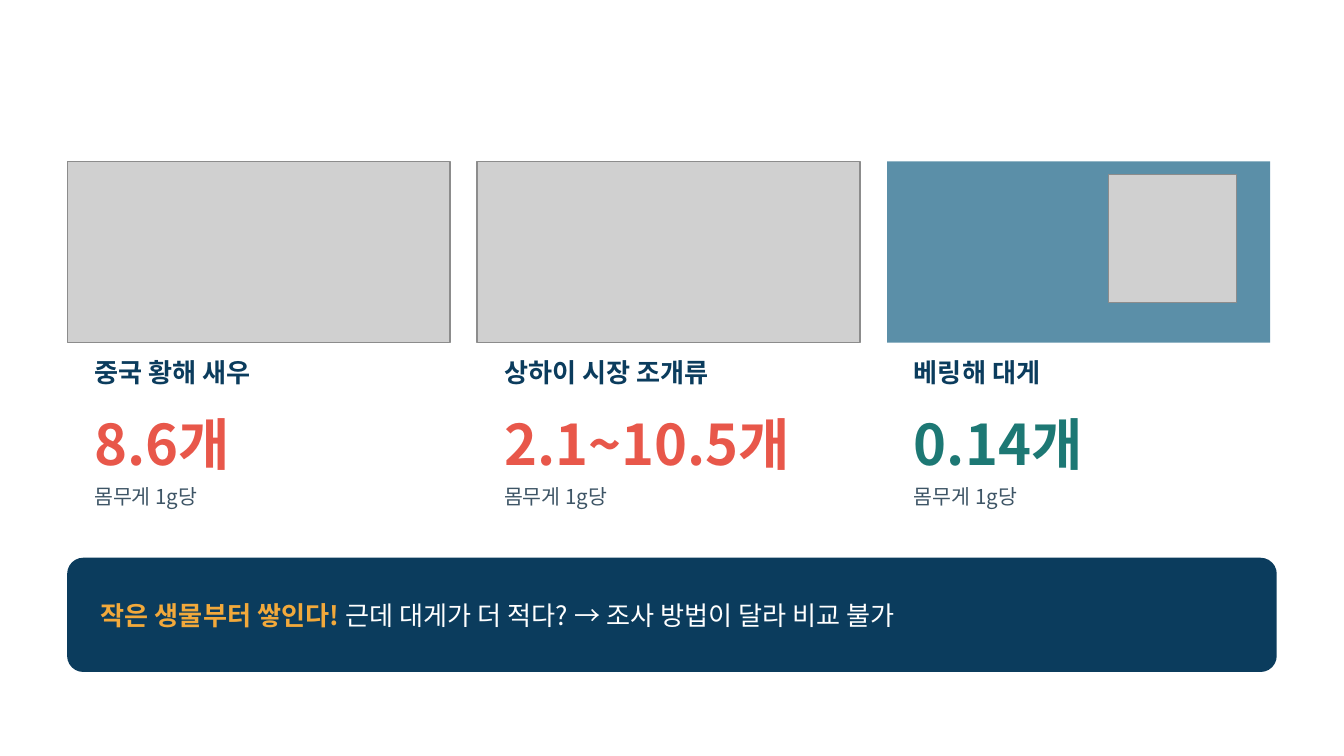
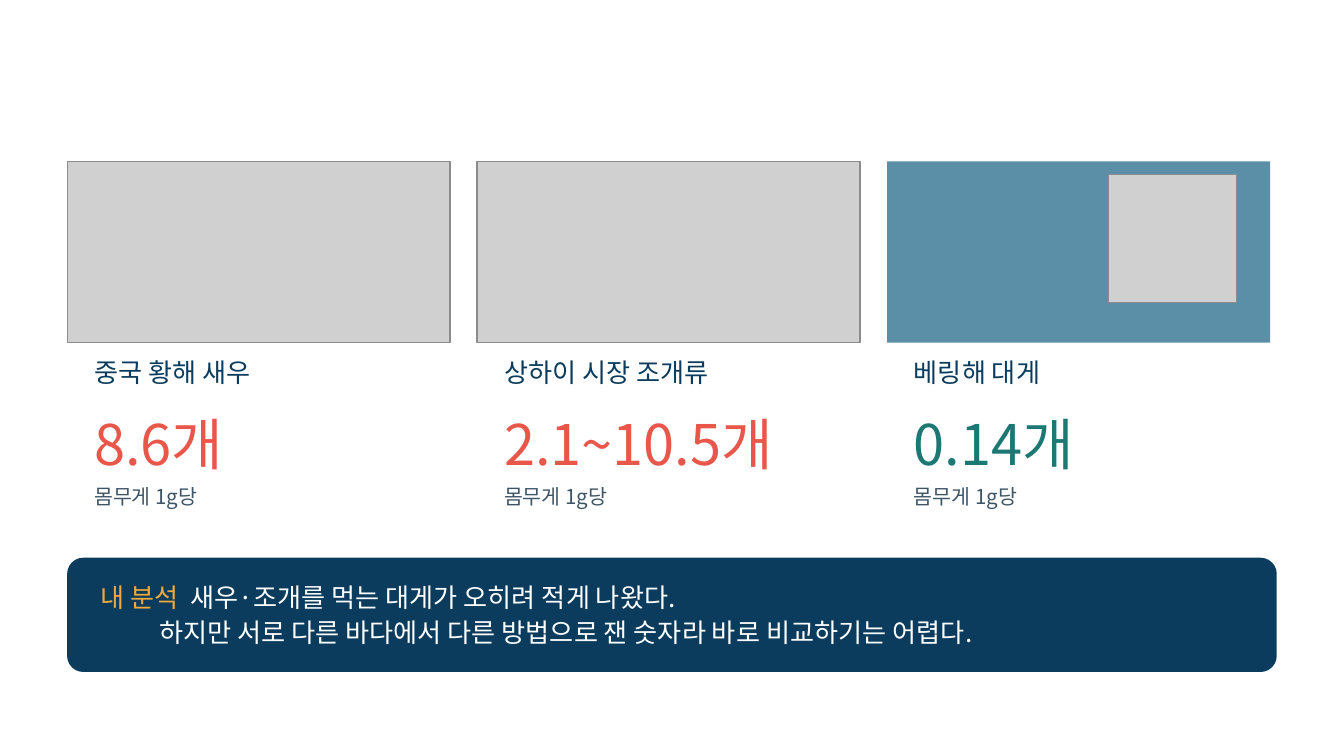
Before and after one commit to packsunjin/Graph, a slide deck: slide 6 of reports/미세플라스틱_발표_10605_박선진.pptx (slide 5 before the commit). Drawn at 1344x756 pixels with LibreOffice and Linux fonts; fonts in the diff are those of the drawing; grey boxes stand for pictures; background and template pictures are left out. Boxes give left, top, right and bottom in pixels: in the first picture for what was removed or moved away, otherwise in the second. Text is boxed around its words. In the diff, an @@ line names an element or a change of style, - is before the commit and + after.

```diff
--- a/reports/미세플라스틱_발표_10605_박선진.pptx
+++ b/reports/미세플라스틱_발표_10605_박선진.pptx
@@ bold off in 6 elements at <box>94,360,250,384</box>, <box>94,418,223,470</box>, <box>504,360,708,384</box>, <box>504,418,773,470</box>, <box>914,360,1040,384</box>, <box>914,418,1074,470</box> @@
@@ text at <box>101,585,973,644</box>: text changed @@
-작은 생물부터 쌓인다! 근데 대게가 더 적다? → 조사 방법이 달라 비교 불가
+내 분석 새우·조개를 먹는 대게가 오히려 적게 나왔다.
+하지만 서로 다른 바다에서 다른 방법으로 잰 숫자라 바로 비교하기는 어렵다.
```
Also in this commit, not shown: 13 other slides changed, 2 slides added, 1 other file.
